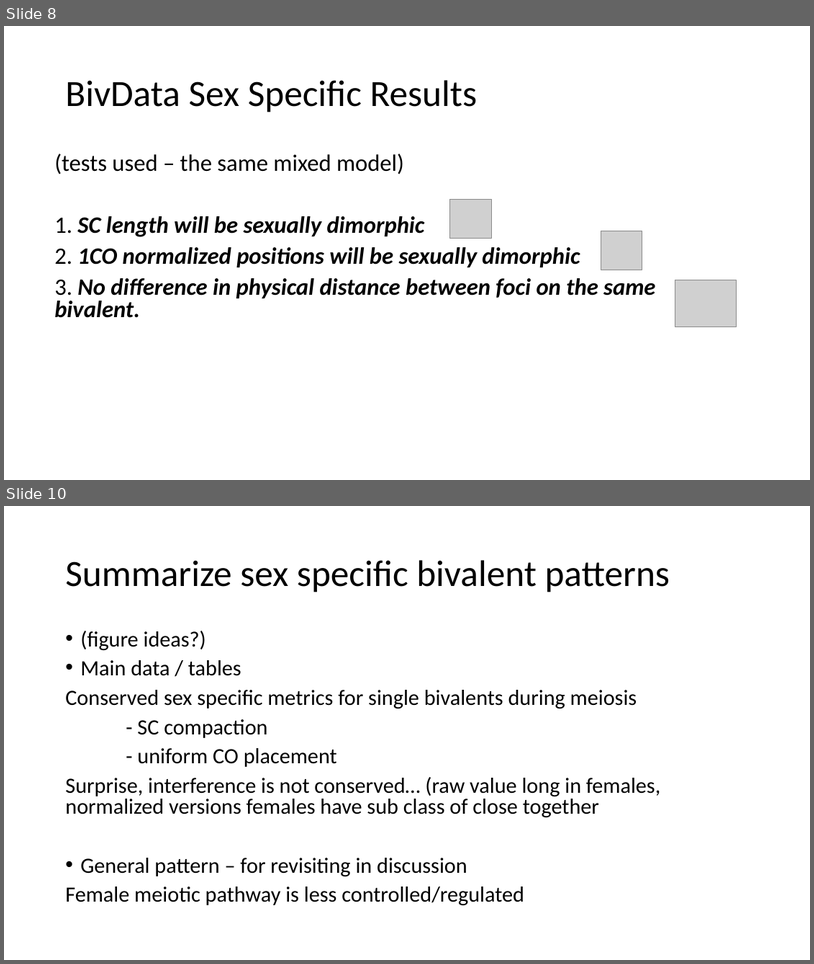
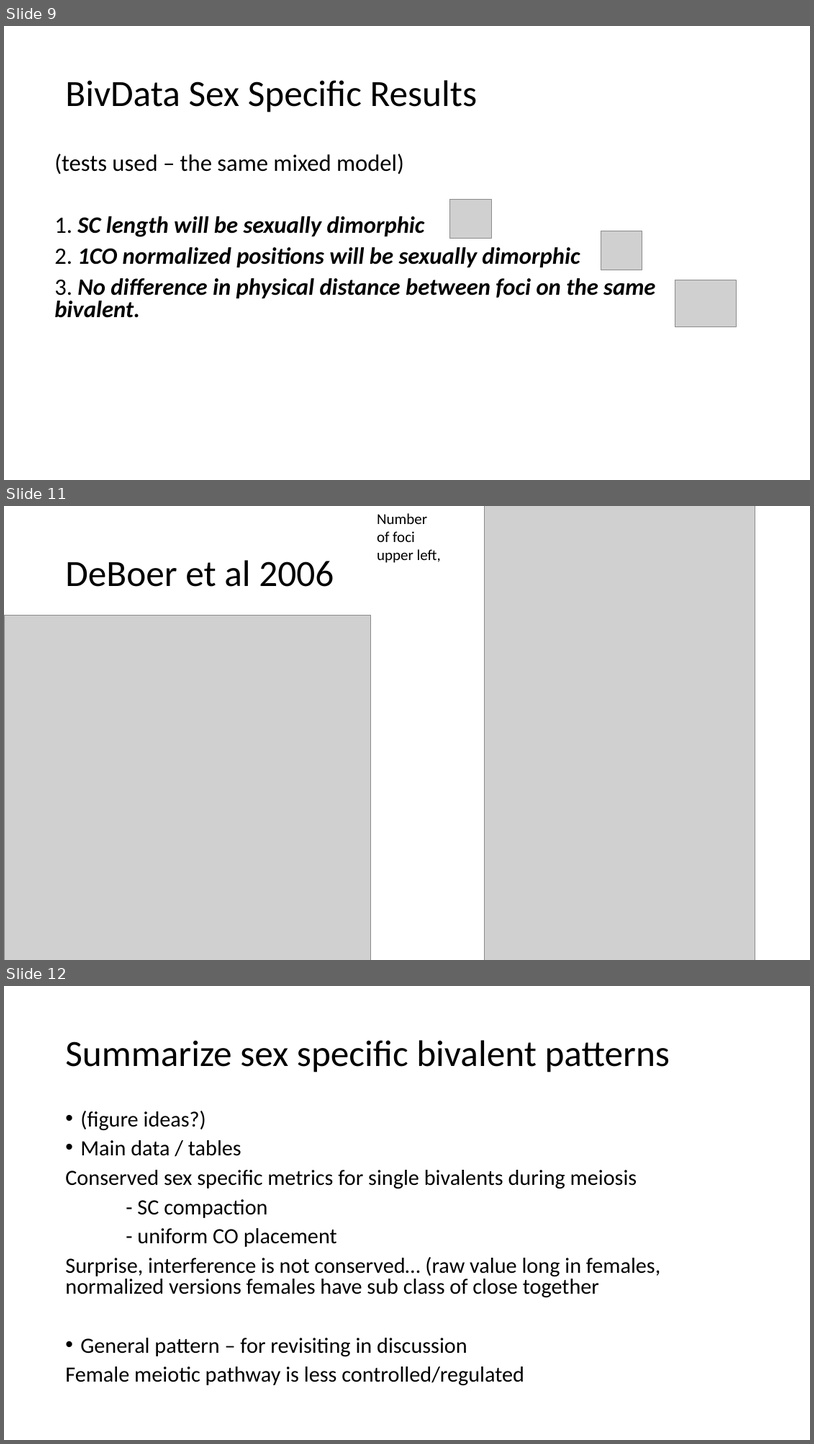
Before and after one commit to petersoapes/MLH1repo, a slide deck: AP_labMeeting_2.12.20.pptx. Shown one above the other, each under a label of ours: slides 8 and 10 before the commit, slides 9, 11 and 12 after it; the slides between them are not shown. The pictures are 814x964 and 814x1444 pixels, drawn with LibreOffice and Linux fonts; fonts in the diff are those of the drawing; grey boxes stand for pictures. Boxes give left, top, right and bottom in pixels: in the first picture for what was removed or moved away, otherwise in the second. Text is boxed around its words. In the diff, an @@ line names an element or a change of style, - is before the commit and + after.

```diff
--- a/AP_labMeeting_2.12.20.pptx
+++ b/AP_labMeeting_2.12.20.pptx
@@ slide 11 added at [4,506,810,960], background #FFFFFF @@
@@ text added at [377,513,441,563], 18 pt, text #000000 @@
+Number of foci upper left,
@@ picture added at [484,506,755,960] @@
@@ title added at [65,560,334,587], 44 pt, text #000000 @@
+DeBoer et al 2006
@@ picture added at [4,615,371,960] @@
@@ what was slide 8 is now slide 9 @@
@@ what was slide 10 is now slide 12 @@
```
Also in this commit, not shown: 1 slide changed, 1 other slide added, 5 other files.
